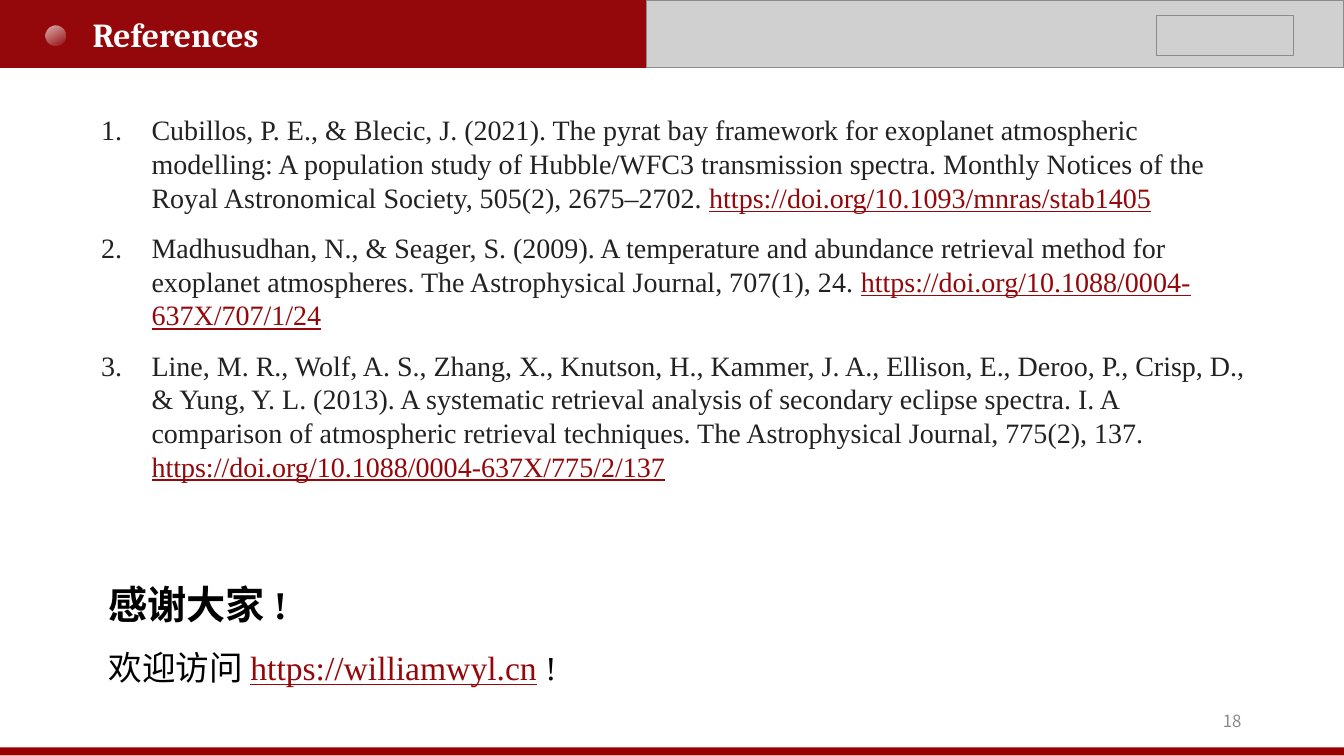
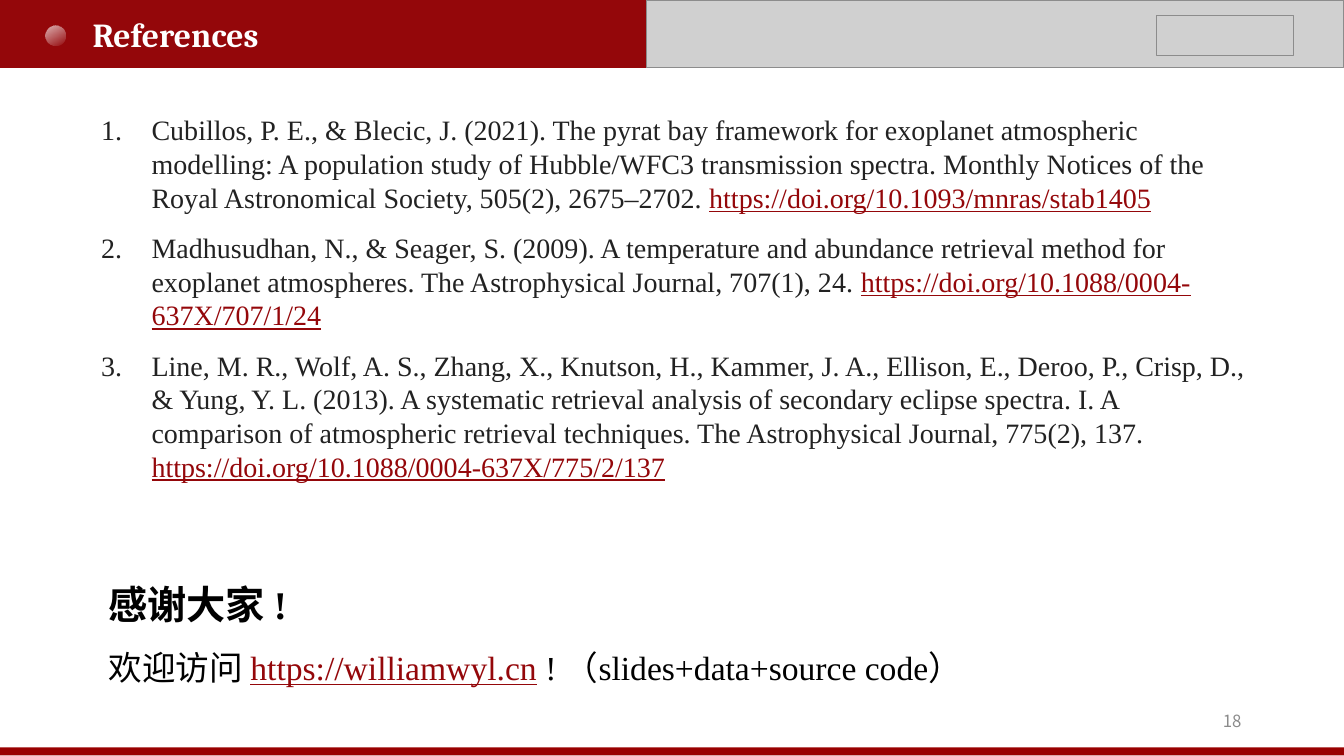
Before and after one commit to WYL-PKU/WYL-PKU.github.io, a slide deck: slide 18 of pdf/PASRML/王艺霖_基于机器学习的行星大气光谱反演.pptx. Drawn at 1344x756 pixels with LibreOffice and Linux fonts; fonts in the diff are those of the drawing; grey boxes stand for pictures. Boxes give left, top, right and bottom in pixels: in the first picture for what was removed or moved away, otherwise in the second. Text is boxed around its words. In the diff, an @@ line names an element or a change of style, - is before the commit and + after.

```diff
--- a/pdf/PASRML/王艺霖_基于机器学习的行星大气光谱反演.pptx
+++ b/pdf/PASRML/王艺霖_基于机器学习的行星大气光谱反演.pptx
@@ text at <box>108,651,962,687</box>: text changed; text colour #94070A to #000000 @@
-欢迎访问 https://williamwyl.cn !
+欢迎访问 https://williamwyl.cn ! （slides+data+source code）
```
Also in this commit, not shown: 3 other files.
